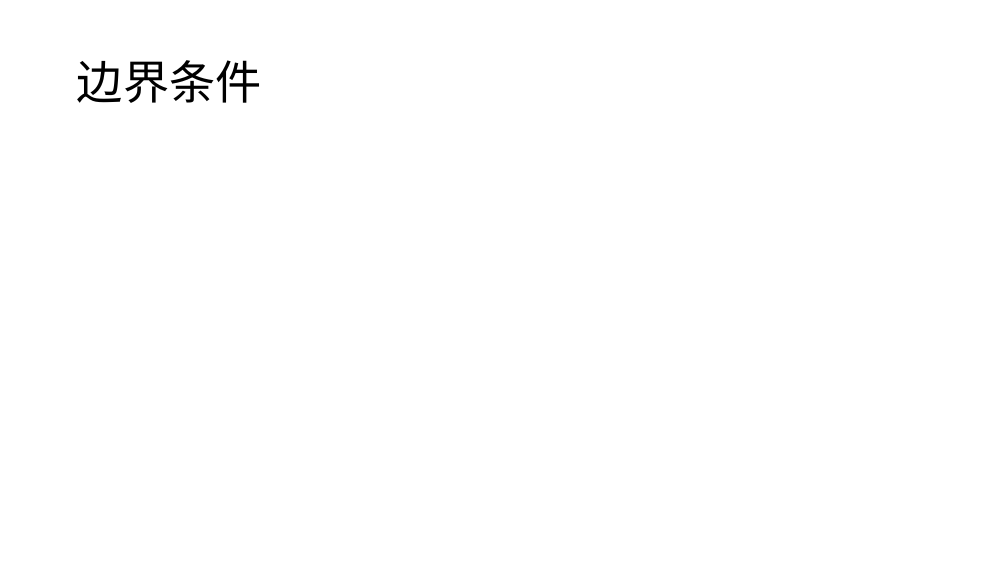
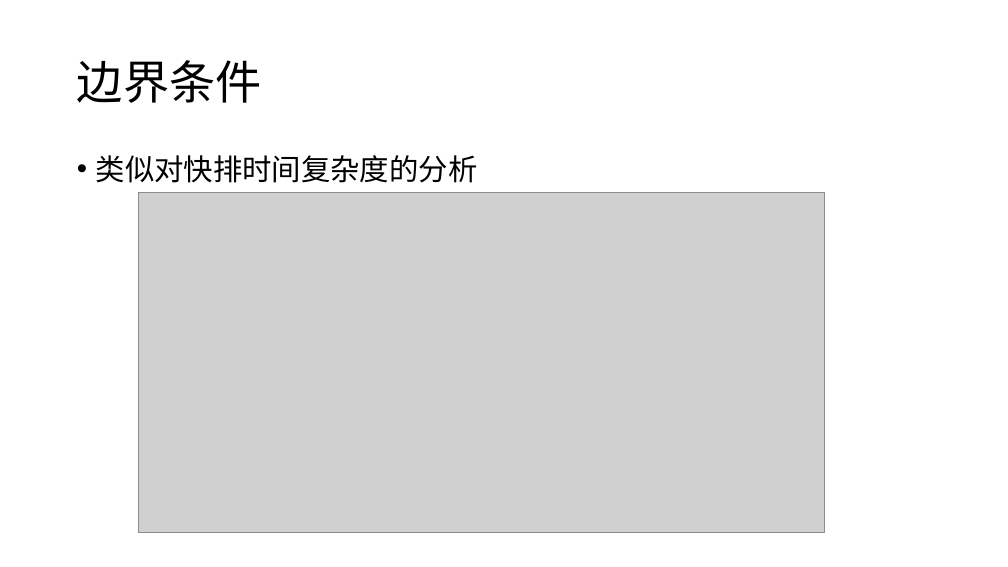
Before and after one commit to DanDoge/course_pku, a slide deck: slide 10 of Algorithm Design and Analysis/seminar/pre/paper/Mathematical-03.pptx. Drawn at 1008x567 pixels with LibreOffice and Linux fonts; fonts in the diff are those of the drawing; grey boxes stand for pictures. Boxes give left, top, right and bottom in pixels: in the first picture for what was removed or moved away, otherwise in the second. Text is boxed around its words. In the diff, an @@ line names an element or a change of style, - is before the commit and + after.

```diff
--- a/Algorithm Design and Analysis/seminar/pre/paper/Mathematical-03.pptx
+++ b/Algorithm Design and Analysis/seminar/pre/paper/Mathematical-03.pptx
@@ text added at (96,155,478,183), 28 pt, text #000000 @@
+• 类似对快排时间复杂度的分析
@@ picture added at (139,193,825,532) @@
```
Also in this commit, not shown: 1 other slide changed, 10 slides added, 20 other files.
